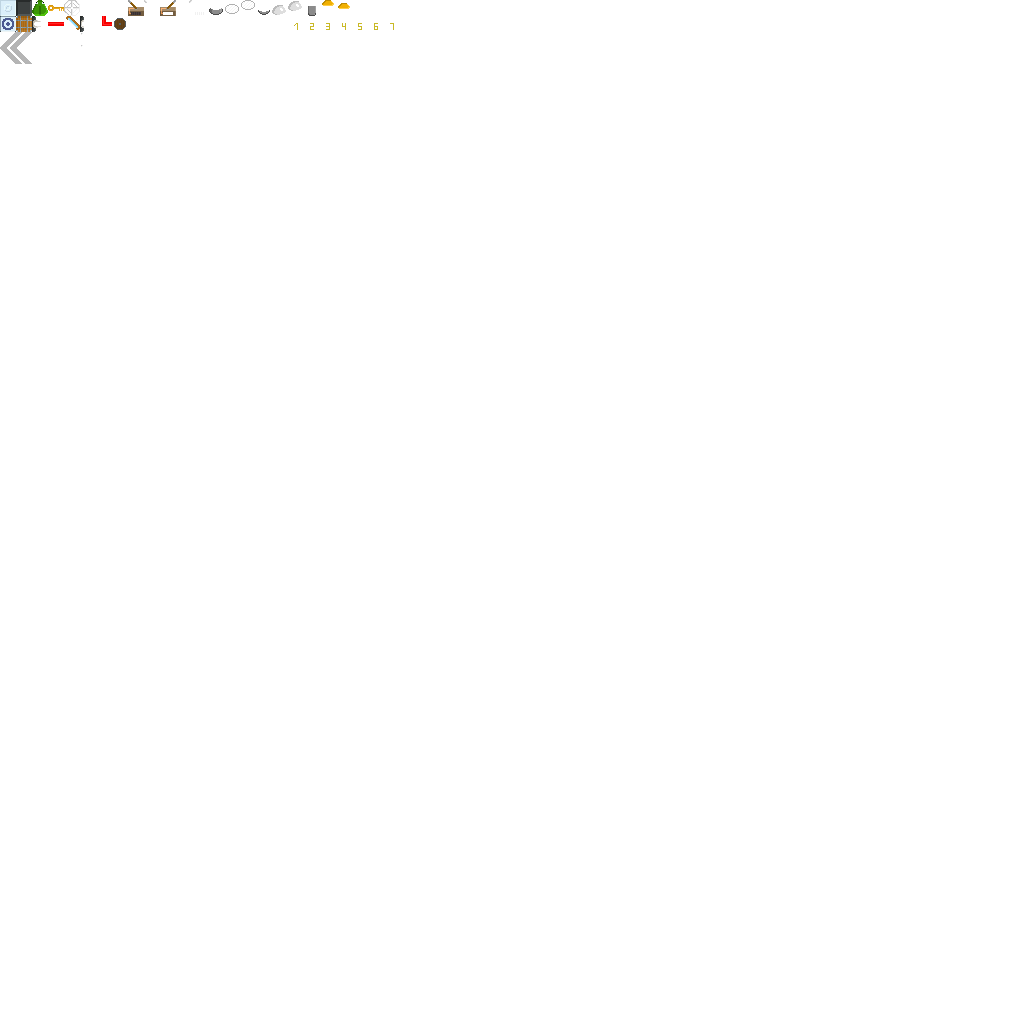
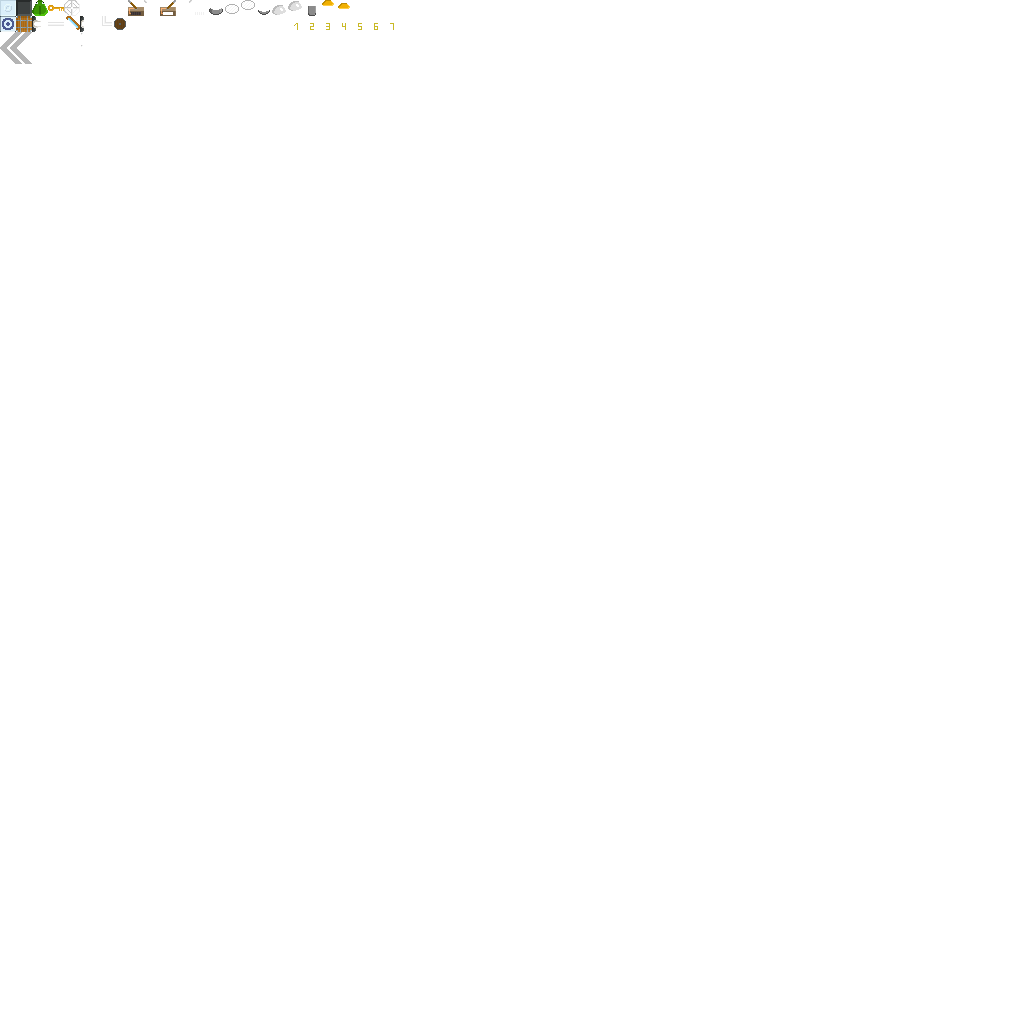
Layers edited between the first and the second 1024 × 1024 image:
painted on "LaserAngled" over [102, 16, 112, 26]
painted on "Laser" over [48, 22, 64, 26]
